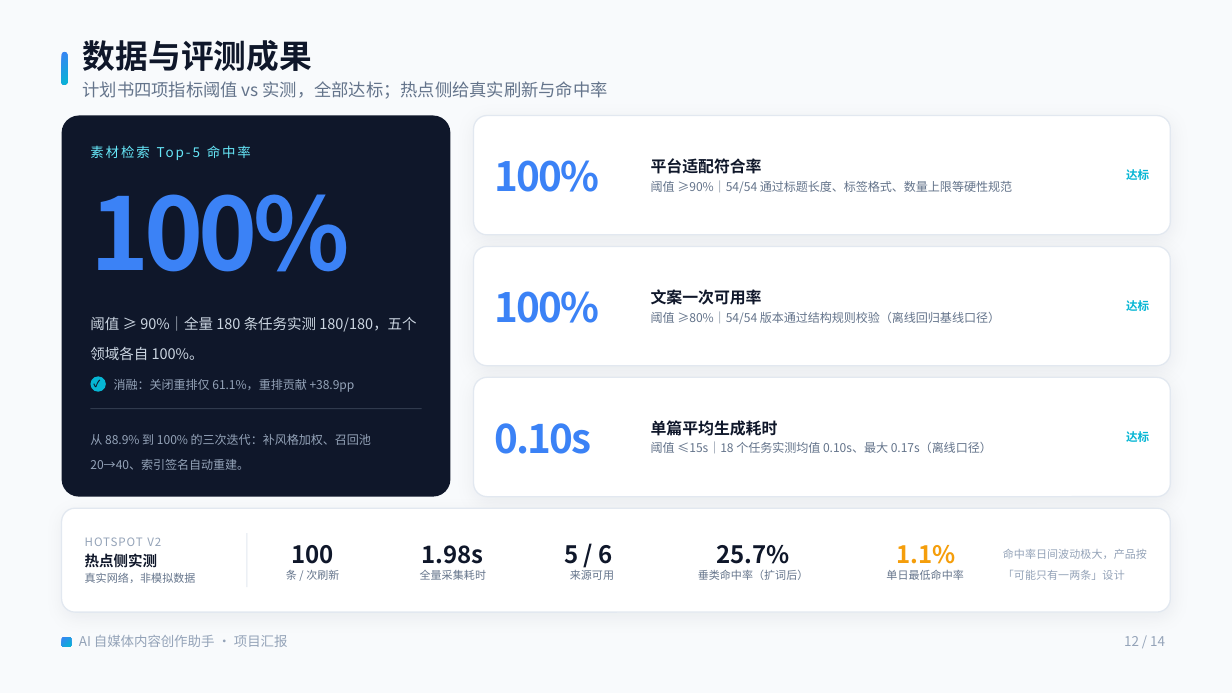
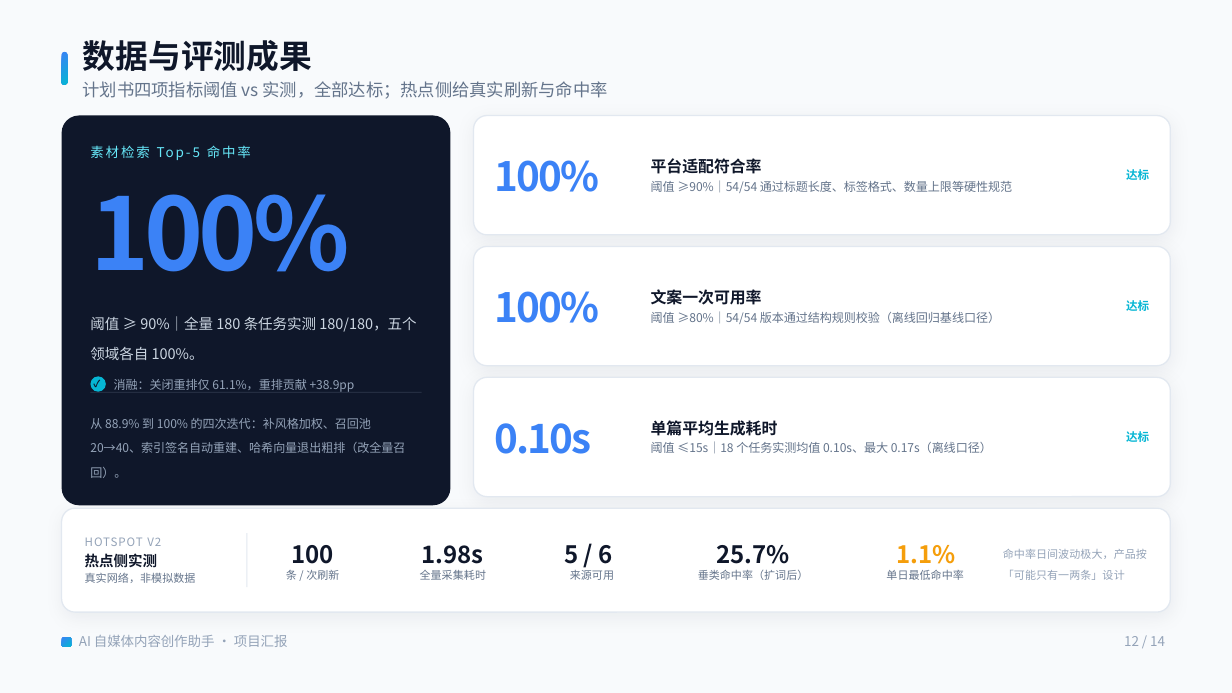
Before and after one commit to zzzjn-1/ai-media, a slide deck: slide 12 of 项目汇报/AI自媒体内容创作助手项目汇报.pptx. Drawn at 1232x693 pixels with LibreOffice and Linux fonts; fonts in the diff are those of the drawing. Boxes give left, top, right and bottom in pixels: in the first picture for what was removed or moved away, otherwise in the second. Text is boxed around its words. In the diff, an @@ line names an element or a change of style, - is before the commit and + after.

Commit message:
docs(汇报): PPT 同步 V2.1（接口/步数/难点/下一步）+ 修 SVG 中文缺字
- 事实同步：接口 19→21（P05 规模条、P07 架构接口层「21 路由 / 22 方法」、P04 闭环脚注）、
  端到端 11→12 步、里程碑末节点延至 10-27 并补「选题与恢复」
- 叙事更新：P12 迭代次数 3→4（哈希向量退出粗排）；P07 检索卡改为「向量召回候选池（同领域优先）」；
  P13 难点③并入「评测集漂移」（gold id 是库快照 → 0% 假故障，重建后 180/180）；
  P13 下一步第三张卡由「BGE 向量权重接入」改为「先换语料，再谈向量」
- 渲染修复：6 页内联 SVG 的 117 个 <text> 补 font-family —— 时间轴/架构图/闭环图/漏斗图
  此前转图后中文全是方块（豆腐块），现已正常
- 出片管道：改用 slidep create + upsert-dsl 逐页 append 重建（build_deck.py 是 edsdk 回退路径，
  逐 shape 落盘会导致副标题压表头），成品 14 页 4.2MB
- .gitignore：忽略临时构建件 _deck*.pptx 与 ops_dump.json

```diff
--- a/项目汇报/AI自媒体内容创作助手项目汇报.pptx
+++ b/项目汇报/AI自媒体内容创作助手项目汇报.pptx
@@ rounded rectangle: place and size @@
-rounded rectangle at (62,116,451,496)
+rounded rectangle at (62,116,451,506)
@@ text at (90,418,405,478): text changed @@
-从 88.9% 到 100% 的三次迭代：补风格加权、召回池 20→40、索引签名自动重建。
+从 88.9% 到 100% 的四次迭代：补风格加权、召回池 20→40、索引签名自动重建、哈希向量退出粗排（改全量召回）。
@@ freeform shape: place and size @@
-freeform shape at (91,409,421,473)
+freeform shape at (91,392,421,482)
```
Also in this commit, not shown: 6 other slides changed, 12 other files.
